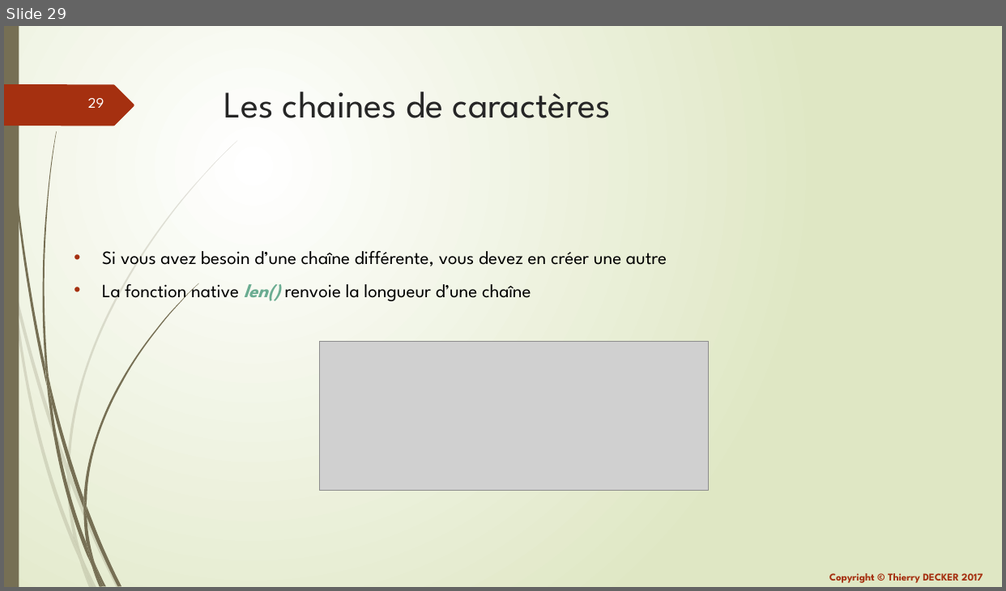
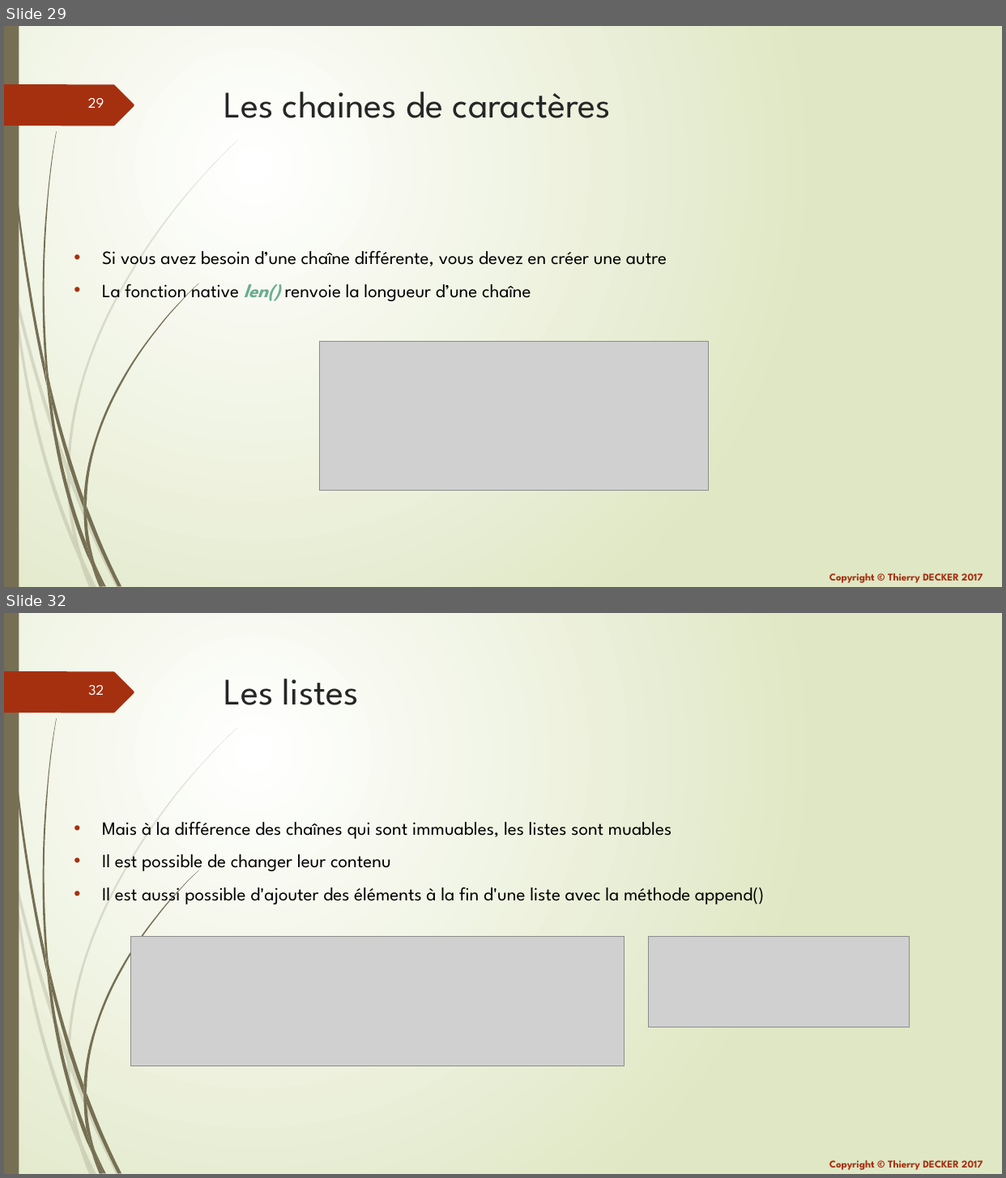
Before and after one commit to VikmanTheRacoon/learning-python, a slide deck: documentations/learning-python.pptx. Shown one above the other, each under a label of ours: slide 29 before the commit, slides 29 and 32 after it; the slides between them are not shown. The pictures are 1006x591 and 1006x1178 pixels, drawn with LibreOffice and Linux fonts; fonts in the diff are those of the drawing; grey boxes stand for pictures; background and template pictures are left out. Boxes give left, top, right and bottom in pixels: in the first picture for what was removed or moved away, otherwise in the second. Text is boxed around its words. In the diff, an @@ line names an element or a change of style, - is before the commit and + after.

```diff
--- a/documentations/learning-python.pptx
+++ b/documentations/learning-python.pptx
@@ slide 32 added at (4,613,1002,1174), background gradient #FFFFFF to #DFE8C4; not listed: 26 template elements that a slide beside it also shows @@
@@ title added at (224,679,359,705), 36 pt, text #262626 @@
+Les listes
@@ text added at (102,822,764,906), 18 pt, text #000000 @@
+• Mais à la différence des chaînes qui sont immuables, les listes sont muables
+• Il est possible de changer leur contenu
+• Il est aussi possible d'ajouter des éléments à la fin d'une liste avec la méthode append()
@@ picture added at (131,937,624,1067) @@
@@ picture added at (649,937,909,1028) @@
```
Also in this commit, not shown: 2 slides changed, 10 other slides added, 1 other file.
